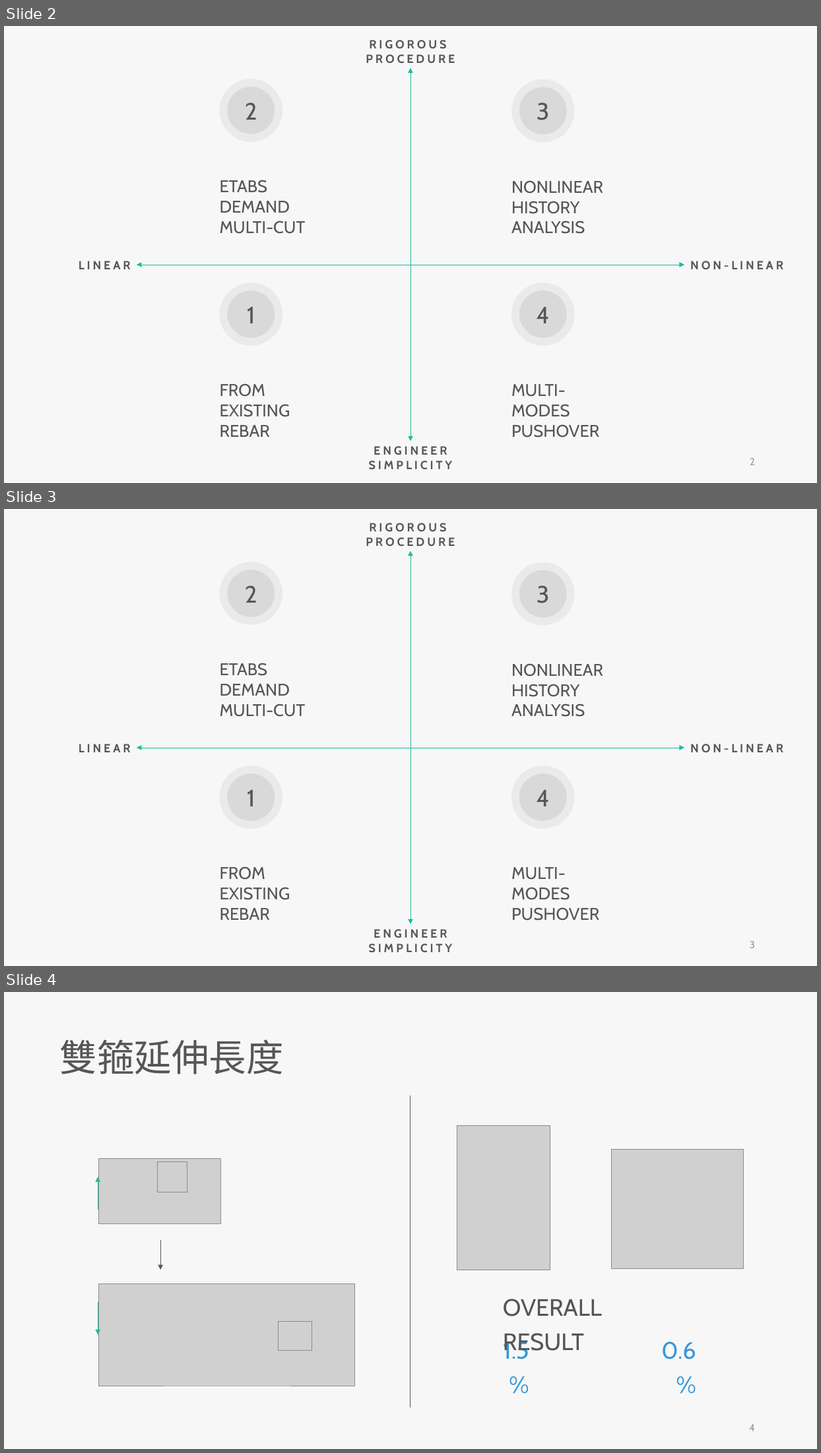
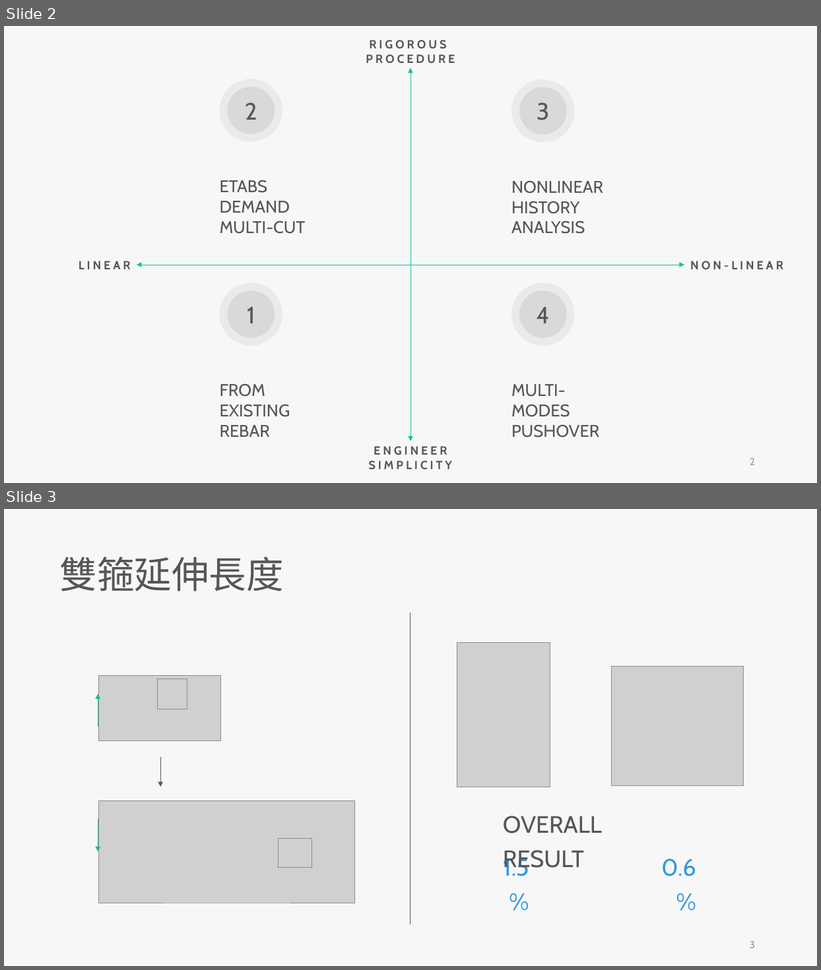
Before and after one commit to skyran1278/VbaProject, a slide deck: 20180126_SmartCut/Meeting/20181221 Meeting/20181221 Meeting mac.pptx. Shown one above the other, each under a label of ours: slides 2, 3 and 4 before the commit, slides 2 and 3 after it. The pictures are 821x1453 and 821x970 pixels, drawn with LibreOffice and Linux fonts; fonts in the diff are those of the drawing; grey boxes stand for pictures. Boxes give left, top, right and bottom in pixels: in the first picture for what was removed or moved away, otherwise in the second. Text is boxed around its words. In the diff, an @@ line names an element or a change of style, - is before the commit and + after.

```diff
--- a/20180126_SmartCut/Meeting/20181221 Meeting/20181221 Meeting mac.pptx
+++ b/20180126_SmartCut/Meeting/20181221 Meeting/20181221 Meeting mac.pptx
@@ slide 3 removed at <box>4,509,817,966</box>, background #F7F7F7 @@
@@ text removed at <box>366,523,455,546</box> @@
-RIGOROUS
-PROCEDURE
@@ ellipse removed at <box>219,562,282,625</box> @@
-2
@@ double arrow removed from (411, 551) to (411, 924) @@
@@ ellipse removed at <box>512,562,574,625</box> @@
-3
@@ ellipse removed at <box>227,570,275,618</box> @@
@@ ellipse removed at <box>519,570,567,618</box> @@
@@ text removed at <box>220,663,306,717</box> @@
-ETABS DEMAND
-MULTI-CUT
@@ text removed at <box>512,663,603,717</box> @@
-NONLINEAR HISTORY ANALYSIS
@@ text removed at <box>79,744,131,753</box> @@
-LINEAR
@@ text removed at <box>690,744,783,753</box> @@
-NON-LINEAR
@@ double arrow removed from (137, 748) to (684, 748) @@
@@ ellipse removed at <box>219,766,282,828</box> @@
-1
@@ ellipse removed at <box>512,766,574,828</box> @@
-4
@@ ellipse removed at <box>227,774,275,821</box> @@
@@ ellipse removed at <box>519,774,567,821</box> @@
@@ text removed at <box>220,867,290,920</box> @@
-FROM EXISTING REBAR
@@ text removed at <box>512,867,599,921</box> @@
-MULTI-MODES PUSHOVER
@@ text removed at <box>369,929,453,953</box> @@
-ENGINEER
-SIMPLICITY
@@ page number removed at <box>750,941,755,949</box> @@
-3
@@ what was slide 4 is now slide 3 @@
@@ page number at <box>750,941,755,949</box>: text changed @@
-4
+3
```
Also in this commit, not shown: 2 slides changed, 9 slides added, 3 other slides removed.
